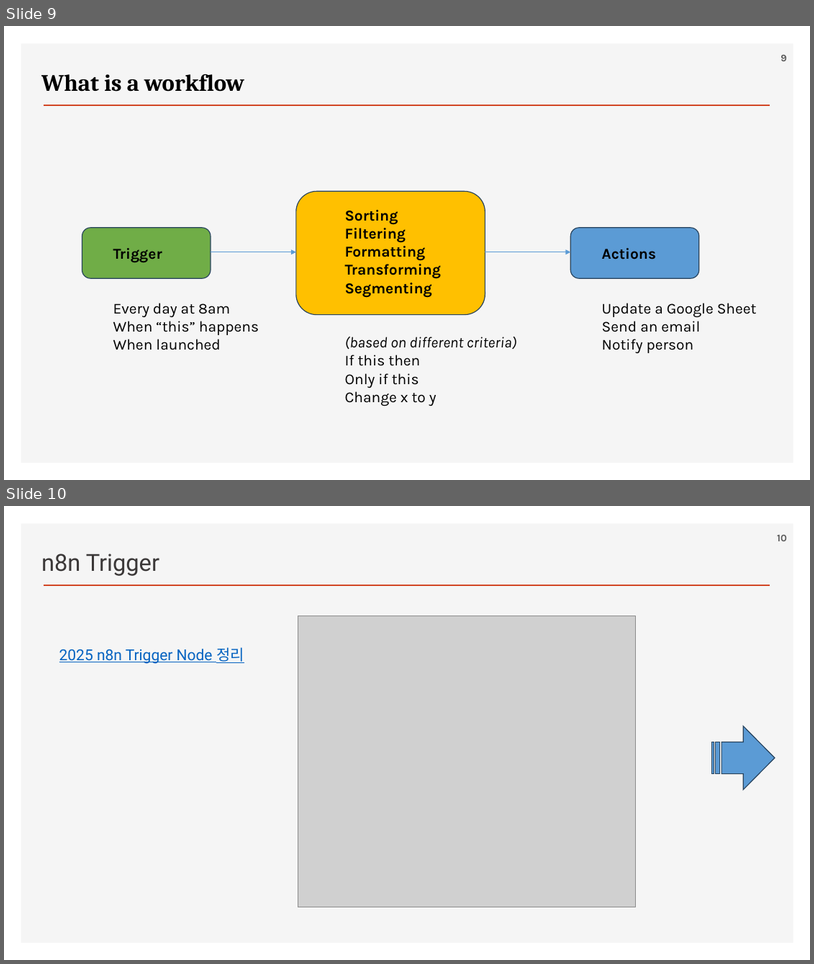
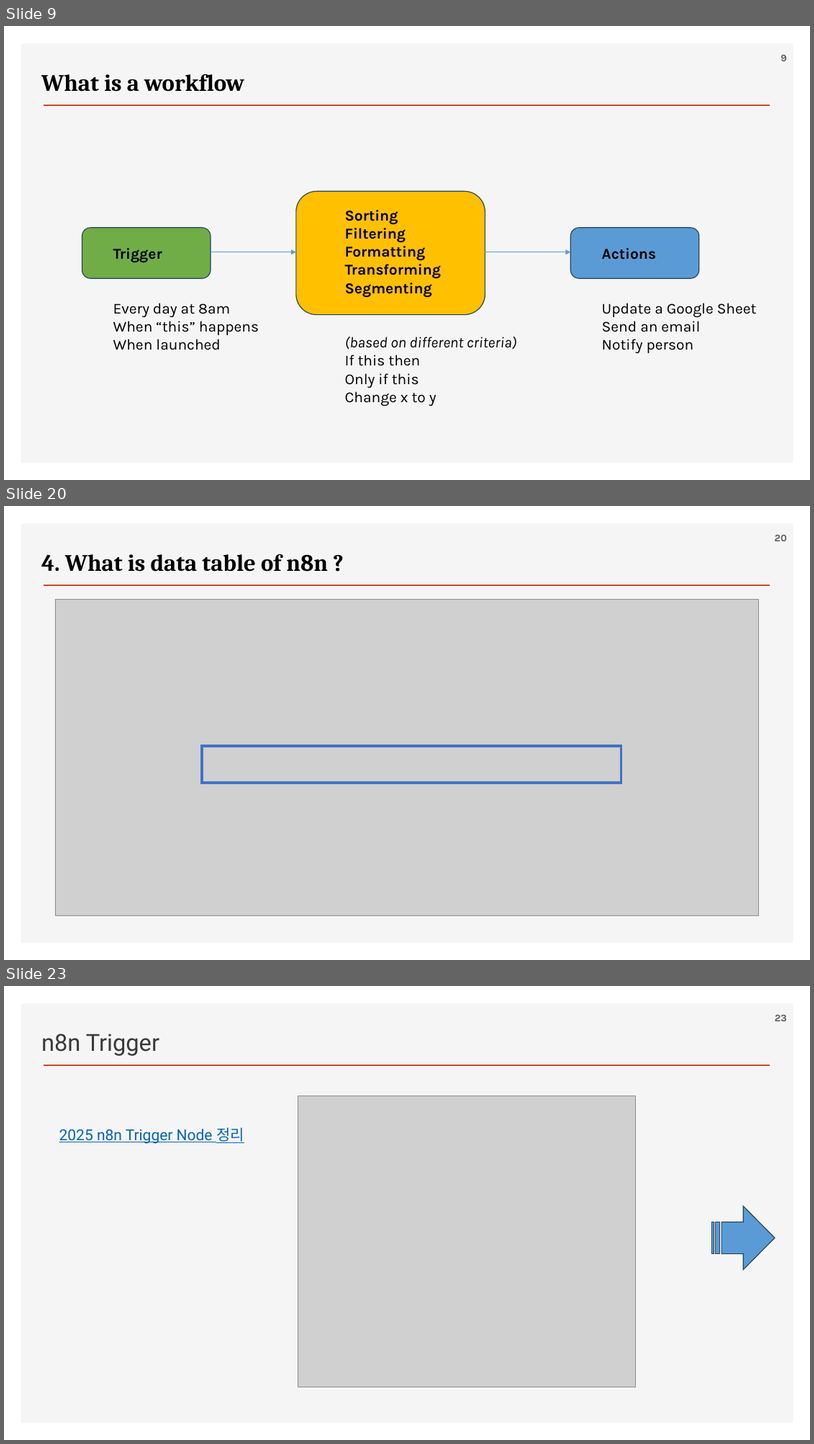
Before and after one commit to ancestor9/2026_Fall_AI-Workflow, a slide deck: PPTs/04_AI Workflow_n8n.pptx. Shown one above the other, each under a label of ours: slides 9 and 10 before the commit, slides 9, 20 and 23 after it; the slides between them are not shown. The pictures are 814x964 and 814x1444 pixels, drawn with LibreOffice and Linux fonts; fonts in the diff are those of the drawing; grey boxes stand for pictures; background and template pictures are left out. Boxes give left, top, right and bottom in pixels: in the first picture for what was removed or moved away, otherwise in the second. Text is boxed around its words. In the diff, an @@ line names an element or a change of style, - is before the commit and + after.

```diff
--- a/PPTs/04_AI Workflow_n8n.pptx
+++ b/PPTs/04_AI Workflow_n8n.pptx
@@ slide 20 added at [4, 506, 810, 960], background #FFFFFF; not listed: 2 template elements that a slide beside it also shows @@
@@ page number added at [775, 535, 787, 541], 12 pt, text #595959, bold @@
+20
@@ text added at [41, 554, 328, 572], 28 pt, text #000000, bold @@
+4. What is data table of n8n ?
@@ picture added at [55, 599, 759, 916] @@
@@ rectangle added at [202, 746, 622, 782], outline #4472C4 3 pt @@
@@ what was slide 10 is now slide 23 @@
@@ page number at [775, 1015, 787, 1021]: text changed @@
-10
+23
```
Also in this commit, not shown: 1 slide changed, 14 other slides added.
